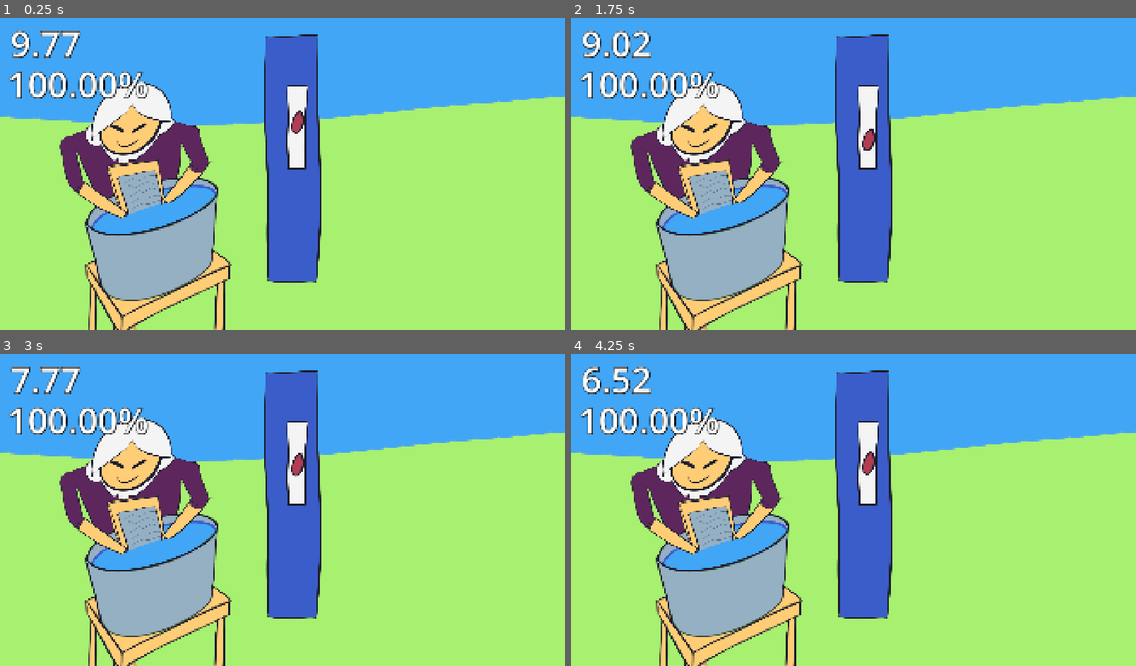
Above: before the commit, frames 1-4 (two rows, left to right).
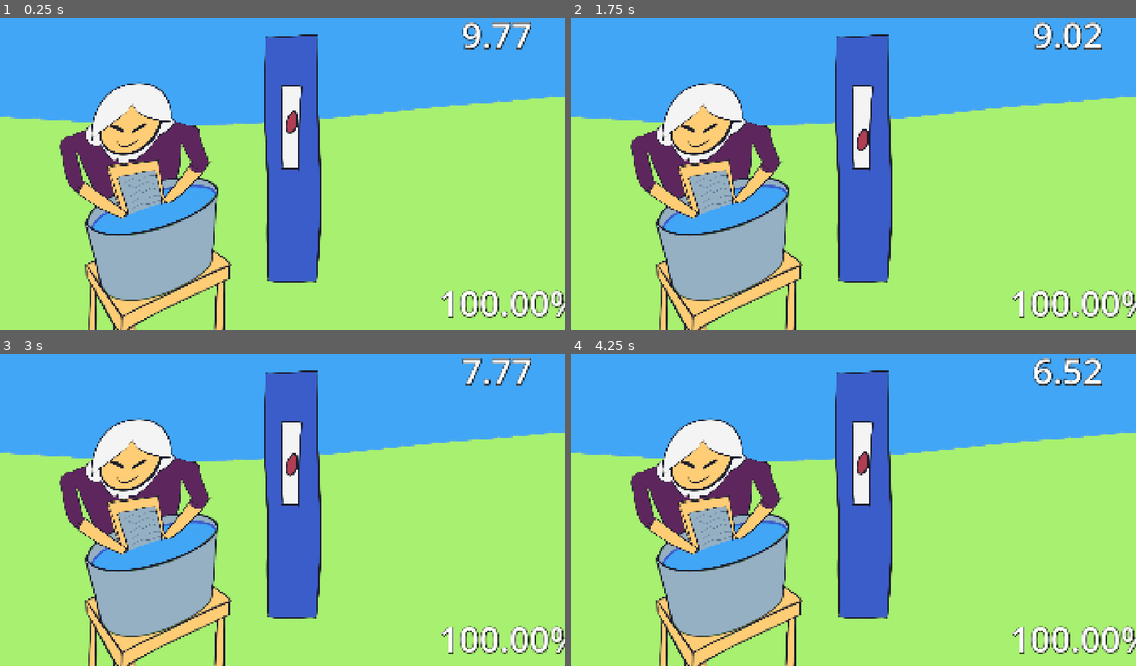
Above: after the commit, the same moments.

Repository: rafa-fiedo/ludum-dare-60-old-tech
Game: Godot game, scene res://scenes/main.tscn
The game is run twice, just before and just after one commit, with the same random seed, the same clock (stepped at 60 frames per second) and the same inputs.
Inputs (mouse positions are in pixels of both pictures, inside the frame that each line leads up to):
- Up to frame 1 (0.25 s): no input
- Up to frame 2 (1.75 s): tap Enter at 0.5 s; move the mouse to (881, 170) at 0.52 s; tap Space (pause) at 1.25 s; move the mouse to (740, 186) at 1.27 s
- Up to frame 3 (3 s): move the mouse to (293, 500) at 2.02 s; move the mouse to (276, 513) at 2.77 s
- Up to frame 4 (4.25 s): move the mouse to (893, 510) at 3.52 s

The runs differ from the first frame. In frame 1, 4.2% of the frame differs, in the area x 1-100%, y 1-97%; in frame 2, 4.4%; in frame 3, 4.1%; in frame 4, 4.4%.

Commit message:
add face happy sad normal :D

Diff:
--- a/old-tech/scenes/action_bar.tscn
+++ b/old-tech/scenes/action_bar.tscn
@@ -12,7 +12,7 @@
 texture = ExtResource("1_bc4oh")
 
 [node name="Button" type="Sprite2D" parent="." unique_id=835290829]
-position = Vector2(14, -112)
+position = Vector2(-6.1800003, -111.83002)
 texture = ExtResource("2_t0by0")
 offset = Vector2(8.18, -182.625)
 
@@ -23,7 +23,7 @@
 position = Vector2(0, 136)
 
 [node name="Mouse" type="Sprite2D" parent="." unique_id=713513649]
-position = Vector2(19, -129)
+position = Vector2(-1.1800003, -128.83002)
 texture = ExtResource("2_ayqex")
 offset = Vector2(10.025, -211.17)
 
--- /dev/null
+++ b/old-tech/scenes/characters/lady.gd
@@ -0,0 +1,17 @@
+extends Node2D
+
+func use_face_happy() -> void:
+	turn_off_faces()
+	$Face/FaceHappy.visible = true
+
+func use_face_normal() -> void:
+	turn_off_faces()
+	$Face/FaceNormal.visible = true
+
+func use_face_sad() -> void:
+	turn_off_faces()
+	$Face/FaceSad.visible = true
+
+func turn_off_faces() -> void:
+	for child in $Face.get_children():
+		child.visible = false
--- a/old-tech/scenes/characters/lady.tscn
+++ b/old-tech/scenes/characters/lady.tscn
@@ -1,8 +1,26 @@
 [gd_scene format=3 uid="uid://dd5i5aj81y26n"]
 
+[ext_resource type="Script" uid="uid://c04eavefbla2y" path="res://scenes/characters/lady.gd" id="1_fok1r"]
 [ext_resource type="Texture2D" uid="uid://8k6647t6wu11" path="res://assets/drawings/lady.png" id="1_rwt7m"]
+[ext_resource type="Texture2D" uid="uid://bhy5x0o2du4f6" path="res://assets/drawings/face_happy.png" id="2_mlksy"]
+[ext_resource type="Texture2D" uid="uid://sm6s3p0yj6wy" path="res://assets/drawings/face_normal.png" id="3_fok1r"]
+[ext_resource type="Texture2D" uid="uid://c6uacwbokcs3b" path="res://assets/drawings/face_sad.png" id="4_7pf64"]
 
 [node name="Lady" type="Node2D" unique_id=928914739]
+script = ExtResource("1_fok1r")
 
 [node name="Lady" type="Sprite2D" parent="." unique_id=900273614]
 texture = ExtResource("1_rwt7m")
+
+[node name="Face" type="Node2D" parent="." unique_id=273923609]
+
+[node name="FaceHappy" type="Sprite2D" parent="Face" unique_id=1932417616]
+texture = ExtResource("2_mlksy")
+
+[node name="FaceNormal" type="Sprite2D" parent="Face" unique_id=1295609880]
+visible = false
+texture = ExtResource("3_fok1r")
+
+[node name="FaceSad" type="Sprite2D" parent="Face" unique_id=1044645885]
+visible = false
+texture = ExtResource("4_7pf64")
--- a/old-tech/scenes/main.gd
+++ b/old-tech/scenes/main.gd
@@ -3,6 +3,9 @@
 var check_count: float = 0
 var in_checks_count: float = 0
 var percent_store = 1
+
+var score_happy: float = 0.8
+var score_normal: float = 0.6
 
 func _ready() -> void:
 	start_timer()
@@ -10,11 +13,23 @@
 	$Percent.text = ""
 
 func _physics_process(_delta: float) -> void:
+	update_lady_face()
 	update_debug_texts()
 
 func start_timer() -> void:
 	$GameTime.start(10)
 	$CheckTimer.start(0.2)
+
+func update_lady_face() -> void:
+	if percent_store > score_happy:
+		$Lady.use_face_happy()
+		return
+	if percent_store > score_normal:
+		$Lady.use_face_normal()
+		return
+
+	$Lady.use_face_sad()
+
 
 func _on_game_time_timeout() -> void:
 	$CheckTimer.stop()
--- a/old-tech/scenes/main.tscn
+++ b/old-tech/scenes/main.tscn
@@ -29,20 +29,20 @@
 [node name="CheckTimer" type="Timer" parent="." unique_id=632201701]
 
 [node name="Time" type="Label" parent="." unique_id=1240357210]
-offset_left = 35.0
-offset_top = 23.0
-offset_right = 445.0
-offset_bottom = 188.0
+offset_left = 1569.0
+offset_top = -6.0
+offset_right = 1979.0
+offset_bottom = 159.0
 theme_override_colors/font_shadow_color = Color(0, 0, 0, 1)
 theme_override_constants/shadow_outline_size = 10
 theme_override_font_sizes/font_size = 120
 text = "Time"
 
 [node name="Percent" type="Label" parent="." unique_id=617186032]
-offset_left = 25.0
-offset_top = 161.0
-offset_right = 435.0
-offset_bottom = 326.0
+offset_left = 1492.0
+offset_top = 905.0
+offset_right = 1902.0
+offset_bottom = 1070.0
 theme_override_colors/font_shadow_color = Color(0, 0, 0, 1)
 theme_override_constants/shadow_outline_size = 10
 theme_override_font_sizes/font_size = 120
Binary file added: old-tech/assets/drawings/face_happy.png
Not shown, added: old-tech/assets/drawings/face_happy.png.import
Binary file added: old-tech/assets/drawings/face_normal.png
Not shown, added: old-tech/assets/drawings/face_normal.png.import
Binary file added: old-tech/assets/drawings/face_sad.png
Not shown, added: old-tech/assets/drawings/face_sad.png.import
Binary file changed: old-tech/assets/drawings/lady.png
Not shown, added: old-tech/scenes/characters/lady.gd.uid
Not shown, changed: old-tech/assets/drawings/lady.kra
Not shown, changed: old-tech/assets/drawings/lady.kra~
Not shown, changed: old-tech/assets/drawings/lady.png~
